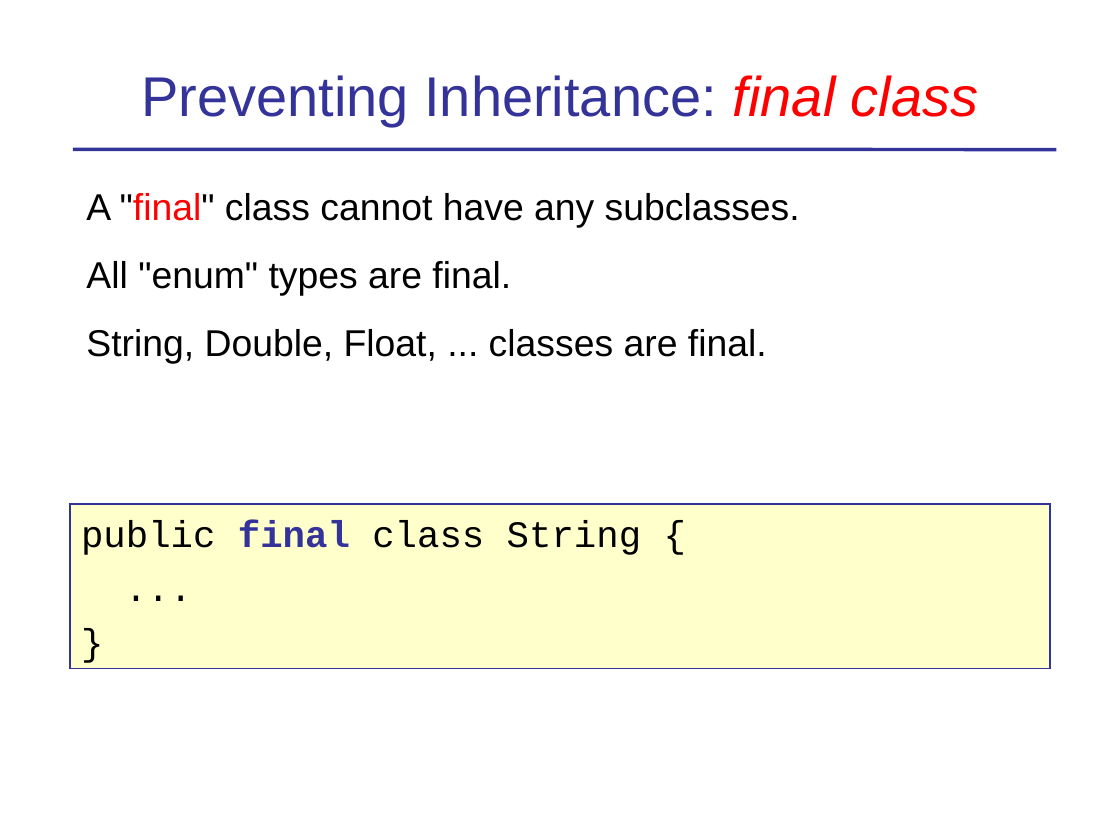
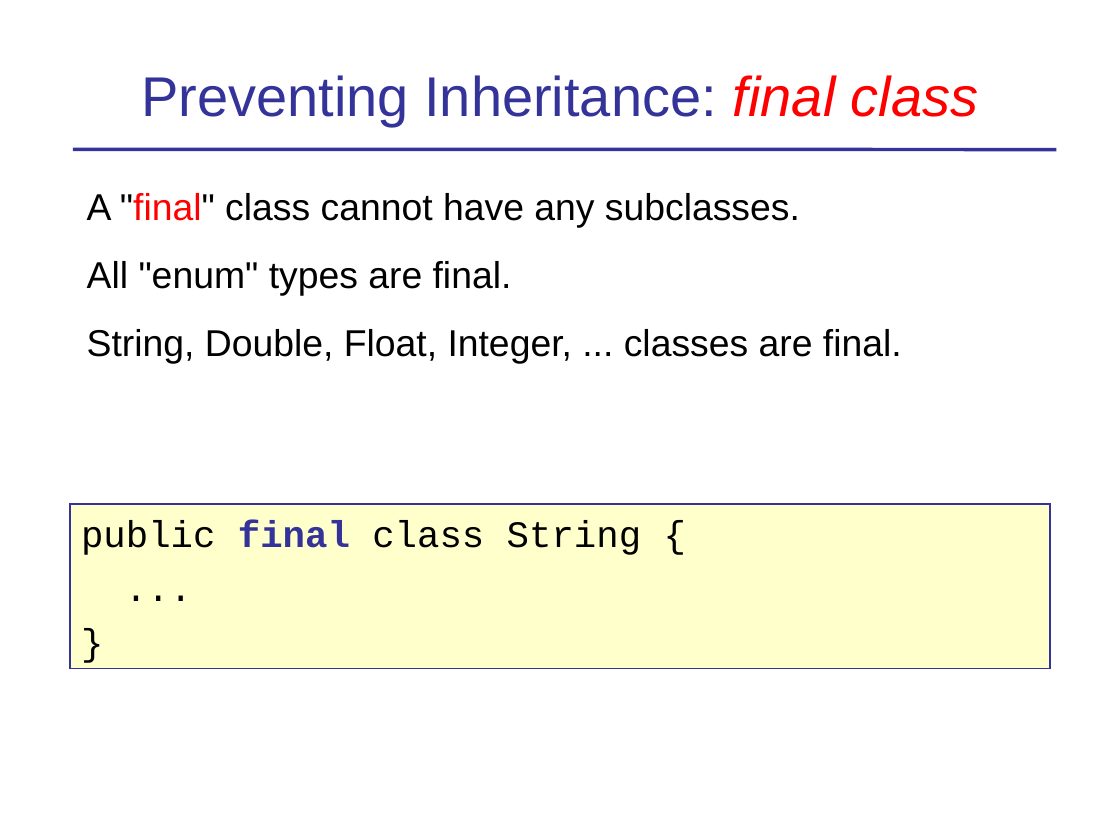
Before and after one commit to skeoop/skeoop.github.io, a slide deck: slide 32 of week4/Inheritance-1-Basics.ppt (slide 63 before the commit). Drawn at 1120x840 pixels with LibreOffice and Linux fonts; fonts in the diff are those of the drawing. Boxes give left, top, right and bottom in pixels: in the first picture for what was removed or moved away, otherwise in the second. Text is boxed around its words. In the diff, an @@ line names an element or a change of style, - is before the commit and + after.

Commit message:
Clarify inheritance basics slides

```diff
--- a/week4/Inheritance-1-Basics.ppt
+++ b/week4/Inheritance-1-Basics.ppt
@@ text at box(87, 329, 902, 364): text changed @@
-String, Double, Float, ... classes are final.
+String, Double, Float, Integer, ... classes are final.
```
Also in this commit, not shown: 19 other slides changed, 2 slides removed, 1 other file.
